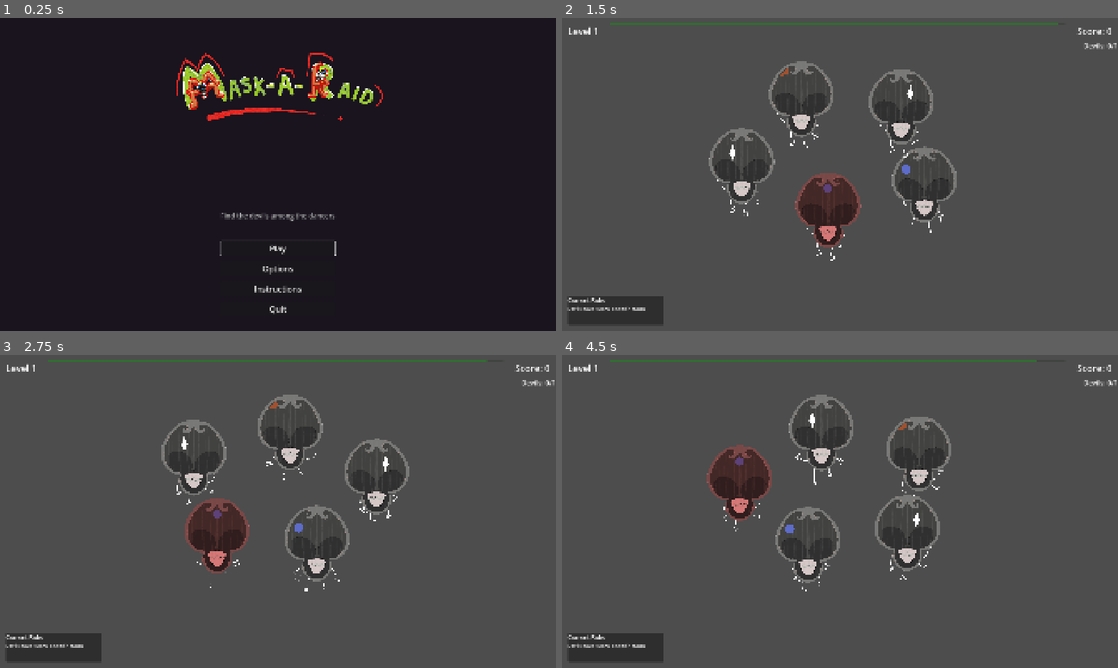
Above: before the commit, frames 1-4 (two rows, left to right).
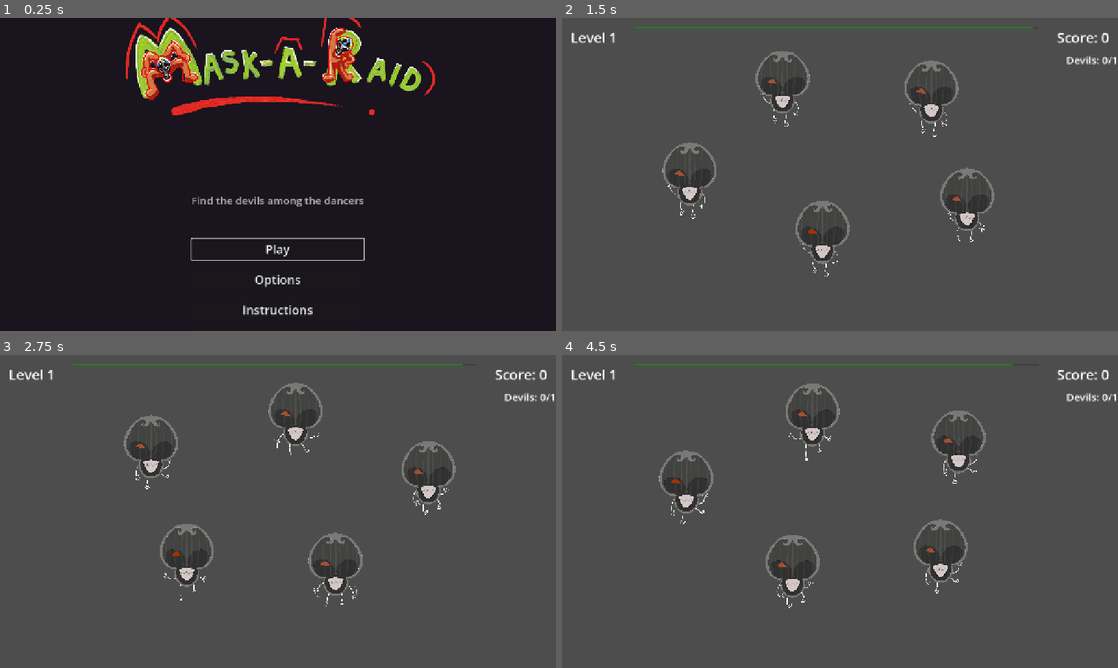
Above: after the commit, the same moments.

Repository: fahim-mygithub/Mask-A-Raid
Game: Godot game, scene res://scenes/main_menu.tscn
Two runs of this game, one before a commit and one after it. Both use one fixed random seed, a clock stepped at 60 frames per second and the inputs below.
Inputs (mouse positions are in pixels of both pictures, inside the frame that each line leads up to):
- Up to frame 1 (0.25 s): no input
- Up to frame 2 (1.5 s): click "Play" at 0.5 s; move the mouse to (928, 199) at 1.27 s; click (928, 199) at 1.42 s
- Up to frame 3 (2.75 s): move the mouse to (244, 564) at 2.02 s; click (244, 564) at 2.17 s
- Up to frame 4 (4.5 s): move the mouse to (756, 480) at 2.77 s; click (756, 480) at 2.92 s; move the mouse to (884, 458) at 3.52 s; click (884, 458) at 3.67 s; move the mouse to (917, 549) at 4.27 s; click (917, 549) at 4.42 s

The runs differ from the first frame. In frame 1, 7.9% of the frame differs, in the area x 22-79%, y 0-96%; in frame 2, 11%; in frame 3, 12%, in the area x 0-100%, y 1-98%; in frame 4, 11%.

Commit message:
Add rule-aware mask generator with Level 1 spot-the-difference
- Level 1: 5 dancers with identical patterns, imposter has colored pattern
- Level 2+: Rule-based generation (devils match rule criteria)
- Pattern categories: stripes, dots, diamonds, triangles, eyes
- 6 visual rules for gameplay variety
- Dynamic viewport scaling for window resize support
- Windowed mode (1280x720) with canvas_items stretch

Diff:
--- a/project.godot
+++ b/project.godot
@@ -24,9 +24,12 @@
 
 [display]
 
-window/size/viewport_width=1920
-window/size/viewport_height=1080
+window/size/viewport_width=1280
+window/size/viewport_height=720
+window/size/mode=0
+window/size/resizable=true
 window/stretch/mode="canvas_items"
+window/stretch/aspect="keep"
 
 [input]
 
--- a/resources/mask_data.gd
+++ b/resources/mask_data.gd
@@ -4,4 +4,5 @@
 
 @export var pattern_name: String = ""
 @export var base_color: Color = Color.WHITE
+@export var pattern_color: Color = Color.WHITE  ## Separate color for pattern overlay
 @export var has_horns: bool = false
--- a/scenes/dancer.tscn
+++ b/scenes/dancer.tscn
@@ -4,19 +4,19 @@
 [ext_resource type="Texture2D" path="res://assets/MaskAssets/MaskBase.png" id="3_maskbase"]
 
 [sub_resource type="CircleShape2D" id="CircleShape2D_click"]
-radius = 120.0
+radius = 70.0
 
 [node name="Dancer" type="PathFollow2D"]
 rotates = false
 script = ExtResource("1_dancer")
 
 [node name="Body" type="AnimatedSprite2D" parent="."]
-position = Vector2(0, 20)
-scale = Vector2(0.2, 0.2)
+position = Vector2(0, 10)
+scale = Vector2(0.12, 0.12)
 
 [node name="MaskContainer" type="Node2D" parent="."]
-position = Vector2(0, -75)
-scale = Vector2(0.18, 0.18)
+position = Vector2(0, -45)
+scale = Vector2(0.1, 0.1)
 
 [node name="MaskBase" type="Sprite2D" parent="MaskContainer"]
 texture = ExtResource("3_maskbase")
--- a/scenes/main.tscn
+++ b/scenes/main.tscn
@@ -12,7 +12,6 @@
 color = Color(0.15, 0.1, 0.2, 1)
 
 [node name="GameArea" type="Node2D" parent="." unique_id=2113108269]
-position = Vector2(960, 540)
 
 [node name="DancerPath" type="Path2D" parent="GameArea" unique_id=1598773465]
 
--- a/scripts/autoload/rule_system.gd
+++ b/scripts/autoload/rule_system.gd
@@ -17,50 +17,62 @@
 
 
 func _register_default_rules() -> void:
-	## Register built-in rules with metadata
+	## Register built-in visual rules with metadata
+	## Only rules that can be implemented with current assets
 	all_rules = {
-		"red_mask": {
-			"description": "Devils wear RED masks",
+		"striped_pattern": {
+			"description": "Devils have STRIPED patterns",
 			"difficulty": 1,
 			"type": "visual",
 		},
-		"horned_mask": {
-			"description": "Devils have HORNS on their masks",
+		"dotted_pattern": {
+			"description": "Devils have DOTTED patterns",
 			"difficulty": 1,
 			"type": "visual",
 		},
-		"striped_pattern": {
-			"description": "Devils have STRIPED patterns",
+		"diamond_pattern": {
+			"description": "Devils have DIAMOND patterns",
+			"difficulty": 1,
+			"type": "visual",
+		},
+		"triangle_pattern": {
+			"description": "Devils have TRIANGLE patterns",
+			"difficulty": 1,
+			"type": "visual",
+		},
+		"circle_eyes": {
+			"description": "Devils have CIRCLE EYES",
 			"difficulty": 2,
 			"type": "visual",
 		},
-		"sweating": {
-			"description": "Devils SWEAT when you hover over them",
+		"slit_eyes": {
+			"description": "Devils have SLIT EYES",
 			"difficulty": 2,
-			"type": "behavioral",
-		},
-		"adjacent_devils": {
-			"description": "Devils never stand NEXT TO each other",
-			"difficulty": 3,
-			"type": "positional",
+			"type": "visual",
 		},
 	}
-	print("[RuleSystem] Registered ", all_rules.size(), " default rules")
+	print("[RuleSystem] Registered ", all_rules.size(), " visual rules")
 
 
 ## Evaluate a single rule against dancer data
+## Note: With rule-aware mask generation, devils are assigned masks matching the rule
+## This evaluation can be used for verification or behavioral rules
 func _evaluate_rule(rule_id: String, dancer_data: Dictionary) -> bool:
+	var pattern: String = dancer_data.get("pattern_name", "")
+
 	match rule_id:
-		"red_mask":
-			return dancer_data.get("mask_color", "") == "red"
-		"horned_mask":
-			return dancer_data.get("has_horns", false)
 		"striped_pattern":
-			return dancer_data.get("pattern", "") == "striped"
-		"sweating":
-			return dancer_data.get("sweats_on_hover", false)
-		"adjacent_devils":
-			return dancer_data.get("adjacent_to_devil", false) == false
+			return pattern.begins_with("Stripe")
+		"dotted_pattern":
+			return pattern.begins_with("Dot")
+		"diamond_pattern":
+			return pattern.begins_with("Diamond")
+		"triangle_pattern":
+			return pattern.begins_with("Triangle") or pattern == "Triangles"
+		"circle_eyes":
+			return pattern == "CircleEyes"
+		"slit_eyes":
+			return pattern == "SlitEyes"
 		_:
 			print("[RuleSystem] Unknown rule: ", rule_id)
 			return false
--- a/scripts/main.gd
+++ b/scripts/main.gd
@@ -11,6 +11,7 @@
 @onready var timer_bar: ProgressBar = $CanvasLayer/HUD/TopBar/TimerBar
 @onready var score_label: Label = $CanvasLayer/HUD/TopBar/ScoreLabel
 @onready var level_label: Label = $CanvasLayer/HUD/TopBar/LevelLabel
+@onready var rule_card: Control = $CanvasLayer/HUD/RuleCard
 @onready var rule_text: Label = $CanvasLayer/HUD/RuleCard/VBox/RuleText
 @onready var devils_counter: Label = $CanvasLayer/HUD/DevilsCounter
 @onready var pause_overlay: ColorRect = $CanvasLayer/PauseOverlay
@@ -40,6 +41,9 @@
 	quit_to_menu_button.pressed.connect(_on_quit_to_menu_pressed)
 	quit_game_button.pressed.connect(_on_quit_game_pressed)
 
+	## Connect viewport resize signal
+	get_viewport().size_changed.connect(_on_viewport_resized)
+
 	## Setup ellipse path for dancers
 	_setup_dancer_path()
 
@@ -47,12 +51,26 @@
 	_start_round()
 
 
+func _on_viewport_resized() -> void:
+	## Re-center game area when viewport changes
+	var viewport_size := get_viewport_rect().size
+	var game_area: Node2D = $GameArea
+	game_area.position = viewport_size / 2
+	print("[Main] Viewport resized to: ", viewport_size)
+
+
 func _setup_dancer_path() -> void:
+	## Center the game area based on viewport size
+	var viewport_size := get_viewport_rect().size
+	var game_area: Node2D = $GameArea
+	game_area.position = viewport_size / 2
+
 	## Create an elliptical path around the center (fire pit area)
+	## Scale ellipse to fit viewport (roughly 40% of viewport width/height)
 	var curve := Curve2D.new()
 	var center := Vector2.ZERO
-	var radius_x := 350.0
-	var radius_y := 200.0
+	var radius_x := viewport_size.x * 0.28
+	var radius_y := viewport_size.y * 0.25
 	var segments := 32
 
 	for i in range(segments):
@@ -66,7 +84,7 @@
 	## Close the loop
 	curve.add_point(curve.get_point_position(0))
 	dancer_path.curve = curve
-	print("[Main] Dancer path created with ", segments, " segments")
+	print("[Main] Dancer path created - viewport: ", viewport_size, " ellipse: ", radius_x, "x", radius_y)
 
 
 func _start_round() -> void:
@@ -75,8 +93,14 @@
 	## Clear existing dancers
 	_clear_dancers()
 
-	## Select rules for this level
-	RuleSystem.select_rules_for_level(GameManager.current_level)
+	## Level 1 has no rules (pure spot-the-difference)
+	## Later levels use the rule system
+	if GameManager.current_level == 1:
+		RuleSystem.clear_rules()
+		rule_card.visible = false
+	else:
+		RuleSystem.select_rules_for_level(GameManager.current_level)
+		rule_card.visible = true
 
 	## Update HUD
 	level_label.text = "Level " + str(GameManager.current_level)
@@ -109,13 +133,30 @@
 		if idx not in devil_indices:
 			devil_indices.append(idx)
 
+	## Level 1: Uniform masks (spot the difference by color)
+	## Later levels: Rule-based pattern differences
+	var is_level_1 := GameManager.current_level == 1
+	var shared_pattern := ""
+	var visual_rule := ""
+
+	if is_level_1:
+		shared_pattern = MaskGenerator.get_random_pattern()
+		print("[Main] Level 1 - Uniform masks with pattern: ", shared_pattern)
+	else:
+		visual_rule = _get_visual_rule_from_active()
+		print("[Main] Using visual rule for masks: ", visual_rule)
+
 	## Spawn dancers evenly distributed around the path
 	for i in range(dancer_count):
 		var dancer: Dancer = DancerScene.instantiate()
 		dancer.is_devil = i in devil_indices
 
 		## Generate mask data
-		var mask_data := MaskGenerator.generate_mask(dancer.is_devil)
+		var mask_data: MaskData
+		if is_level_1:
+			mask_data = MaskGenerator.generate_uniform_mask(dancer.is_devil, shared_pattern)
+		else:
+			mask_data = MaskGenerator.generate_mask_for_rule(dancer.is_devil, visual_rule)
 		dancer.mask_data = mask_data
 
 		## Connect signals
@@ -140,13 +181,30 @@
 	print("[Main] Spawned ", dancer_count, " dancers, ", devil_count, " devils")
 
 
+## Get the first visual rule from active rules (for mask generation)
+func _get_visual_rule_from_active() -> String:
+	var active := RuleSystem.get_active_rules()
+	for rule_id in active:
+		var rule_data: Dictionary = RuleSystem.get_rule_by_id(rule_id)
+		if rule_data.get("type", "") == "visual":
+			return rule_id
+	# Default to striped_pattern if no visual rule active
+	return "striped_pattern"
+
+
 func _get_dancer_count_for_level() -> int:
-	## Start with 5, increase by 1 every 2 levels, max 12
-	return mini(5 + (GameManager.current_level / 2), 12)
+	## Level 1: 5 dancers (4 innocents + 1 imposter)
+	if GameManager.current_level == 1:
+		return 5
+	## Later levels: Start with 6, increase by 1 every 2 levels, max 12
+	return mini(6 + ((GameManager.current_level - 2) / 2), 12)
 
 
 func _get_devil_count_for_level() -> int:
-	## About 30% devils, minimum 1
+	## Level 1: Exactly 1 imposter
+	if GameManager.current_level == 1:
+		return 1
+	## Later levels: About 30% devils, minimum 1
 	var count := _get_dancer_count_for_level()
 	return maxi(1, int(count * 0.3))
 
--- a/scripts/mask_generator.gd
+++ b/scripts/mask_generator.gd
@@ -1,12 +1,17 @@
 extends RefCounted
 class_name MaskGenerator
 ## Generates and applies masks to dancers.
+## Now rule-aware: devils match rule criteria, innocents don't.
 
 const PATTERNS_PATH := "res://assets/MaskAssets/Patterns/"
 const MASK_BASE_PATH := "res://assets/MaskAssets/MaskBase.png"
 
-## Devil mask tint color (red-ish)
-const DEVIL_COLOR := Color(1.0, 0.6, 0.6)
+## Pattern categories for rule matching
+const STRIPE_PATTERNS := ["Stripe1", "Stripe2", "Stripe3", "Stripe4", "Stripe5", "Stripe6", "Stripe7", "Stripe8"]
+const DOT_PATTERNS := ["Dot1", "Dot2", "Dot3", "Dot4"]
+const DIAMOND_PATTERNS := ["Diamond1", "Diamond2", "Diamond3", "Diamond4"]
+const TRIANGLE_PATTERNS := ["Triangle1", "Triangle2", "Triangle3", "Triangle4", "Triangles"]
+const EYE_PATTERNS := ["CircleEyes", "Cross Eyes", "SlitEyes"]
 
 static var _available_patterns: Array[String] = []
 static var _patterns_loaded: bool = false
@@ -34,7 +39,8 @@
 	print("[MaskGenerator] Loaded ", _available_patterns.size(), " patterns: ", _available_patterns)
 
 
-static func generate_mask(is_devil: bool) -> MaskData:
+## Legacy method - generates random mask without rule awareness (kept for compatibility)
+static func generate_mask(_is_devil: bool) -> MaskData:
 	if not _patterns_loaded:
 		_load_patterns()
 
@@ -46,11 +52,136 @@
 		data.pattern_name = ""
 		push_warning("[MaskGenerator] No patterns available!")
 
-	# Devils get a red tint
-	data.base_color = DEVIL_COLOR if is_devil else Color.WHITE
-	data.has_horns = is_devil
+	# No longer give devils red tint - all masks are white pre-reveal
+	data.base_color = Color.WHITE
+	data.has_horns = false  # No horns asset exists
 
 	return data
+
+
+## Generate a mask based on active rule - devils match, innocents don't
+static func generate_mask_for_rule(is_devil: bool, rule_id: String) -> MaskData:
+	if not _patterns_loaded:
+		_load_patterns()
+
+	var data := MaskData.new()
+	data.base_color = Color.WHITE  # Never red pre-reveal
+	data.pattern_color = Color.WHITE  # Same color for all in rule-based levels
+	data.has_horns = false  # No horns asset
+
+	match rule_id:
+		"striped_pattern":
+			if is_devil:
+				data.pattern_name = _get_pattern_from_category(STRIPE_PATTERNS)
+			else:
+				data.pattern_name = _get_pattern_not_in_category(STRIPE_PATTERNS)
+		"dotted_pattern":
+			if is_devil:
+				data.pattern_name = _get_pattern_from_category(DOT_PATTERNS)
+			else:
+				data.pattern_name = _get_pattern_not_in_category(DOT_PATTERNS)
+		"diamond_pattern":
+			if is_devil:
+				data.pattern_name = _get_pattern_from_category(DIAMOND_PATTERNS)
+			else:
+				data.pattern_name = _get_pattern_not_in_category(DIAMOND_PATTERNS)
+		"triangle_pattern":
+			if is_devil:
+				data.pattern_name = _get_pattern_from_category(TRIANGLE_PATTERNS)
+			else:
+				data.pattern_name = _get_pattern_not_in_category(TRIANGLE_PATTERNS)
+		"circle_eyes":
+			if is_devil:
+				data.pattern_name = _get_pattern_from_category(["CircleEyes"])
+			else:
+				data.pattern_name = _get_pattern_not_in_category(["CircleEyes"])
+		"slit_eyes":
+			if is_devil:
+				data.pattern_name = _get_pattern_from_category(["SlitEyes"])
+			else:
+				data.pattern_name = _get_pattern_not_in_category(["SlitEyes"])
+		_:
+			# Unknown rule - fall back to random pattern
+			if _available_patterns.size() > 0:
+				data.pattern_name = _available_patterns.pick_random()
+			else:
+				data.pattern_name = ""
+			print("[MaskGenerator] Unknown rule '%s', using random pattern" % rule_id)
+
+	return data
+
+
+## Get a random pattern from a specific category
+static func _get_pattern_from_category(category: Array) -> String:
+	# Filter to only patterns that actually exist in our loaded patterns
+	var valid_patterns: Array[String] = []
+	for pattern in category:
+		if pattern in _available_patterns:
+			valid_patterns.append(pattern)
+
+	if valid_patterns.size() > 0:
+		return valid_patterns.pick_random()
+
+	# Fallback if no patterns from category exist
+	push_warning("[MaskGenerator] No patterns found in category, using random")
+	if _available_patterns.size() > 0:
+		return _available_patterns.pick_random()
+	return ""
+
+
+## Get a random pattern NOT in a specific category
+static func _get_pattern_not_in_category(category: Array) -> String:
+	var valid_patterns: Array[String] = []
+	for pattern in _available_patterns:
+		if pattern not in category:
+			valid_patterns.append(pattern)
+
+	if valid_patterns.size() > 0:
+		return valid_patterns.pick_random()
+
+	# Fallback if all patterns are in the category
+	push_warning("[MaskGenerator] All patterns are in excluded category, using random")
+	if _available_patterns.size() > 0:
+		return _available_patterns.pick_random()
+	return ""
+
+
+## Imposter colors - fully distinct colors for the pattern
+const IMPOSTER_COLORS := [
+	Color.RED,
+	Color.BLUE,
+	Color.GREEN,
+	Color.ORANGE,
+	Color.PURPLE,
+	Color.CYAN,
+]
+
+
+## Generate uniform masks for Level 1 - all identical except imposter has different pattern color
+static func generate_uniform_mask(is_imposter: bool, shared_pattern: String) -> MaskData:
+	var data := MaskData.new()
+	data.pattern_name = shared_pattern
+	data.base_color = Color.WHITE
+	data.has_horns = false
+
+	if is_imposter:
+		data.pattern_color = IMPOSTER_COLORS.pick_random()
+		print("[MaskGenerator] IMPOSTER mask - pattern: %s, color: %s" % [shared_pattern, data.pattern_color])
+	else:
+		data.pattern_color = Color.WHITE
+		print("[MaskGenerator] Innocent mask - pattern: %s, color: WHITE" % shared_pattern)
+
+	return data
+
+
+## Get a random pattern for uniform mask generation
+static func get_random_pattern() -> String:
+	if not _patterns_loaded:
+		_load_patterns()
+
+	if _available_patterns.size() > 0:
+		return _available_patterns.pick_random()
+	return ""
 
 
 static func apply_mask_to_dancer(dancer: Node, mask_data: MaskData) -> void:
@@ -81,7 +212,8 @@
 
 		if pattern_texture:
 			pattern.texture = pattern_texture
-			pattern.modulate = mask_data.base_color
+			# Use pattern_color for the pattern overlay (allows subtle imposter differences)
+			pattern.modulate = mask_data.pattern_color
 		else:
 			push_warning("[MaskGenerator] Failed to load pattern: ", mask_data.pattern_name)
 
--- a/scripts/options_menu.gd
+++ b/scripts/options_menu.gd
@@ -96,11 +96,13 @@
 	else:
 		DisplayServer.window_set_mode(DisplayServer.WINDOW_MODE_WINDOWED)
 		var window_size: Vector2i = preset["size"]
+		print("[OptionsMenu] Setting window size to: ", window_size)
 		DisplayServer.window_set_size(window_size)
 		## Center the window
 		var screen_size: Vector2i = DisplayServer.screen_get_size()
 		var centered_pos: Vector2i = (screen_size - window_size) / 2
 		DisplayServer.window_set_position(centered_pos)
+		print("[OptionsMenu] Window size after set: ", DisplayServer.window_get_size())
 
 
 func _on_back_pressed() -> void:
Not shown, added: docs/plans/2026-01-31-mask-generator-design.md
